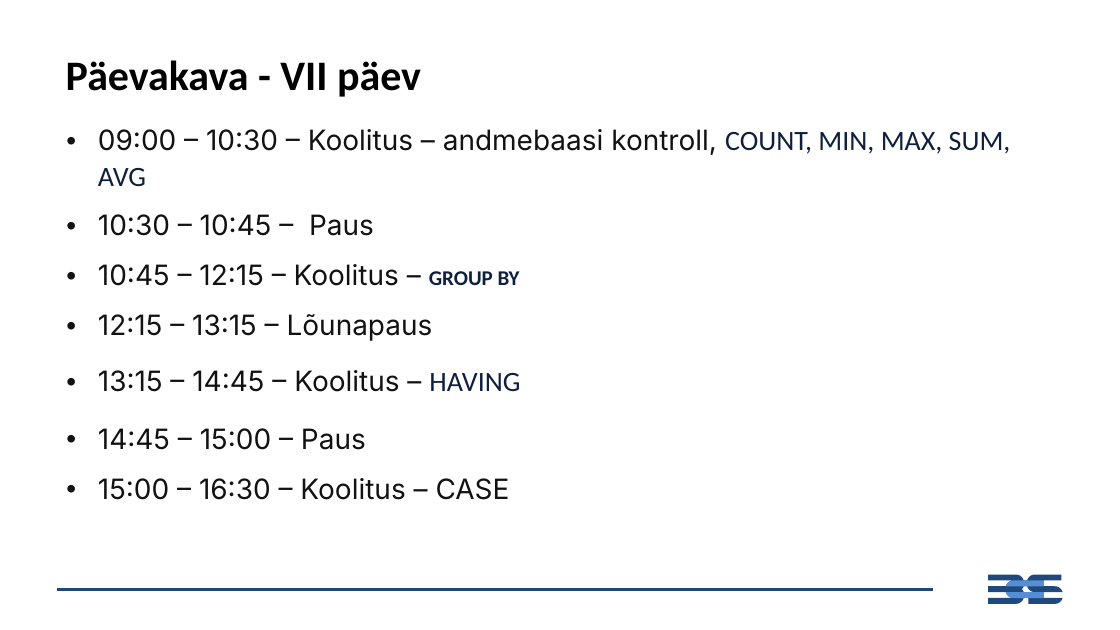
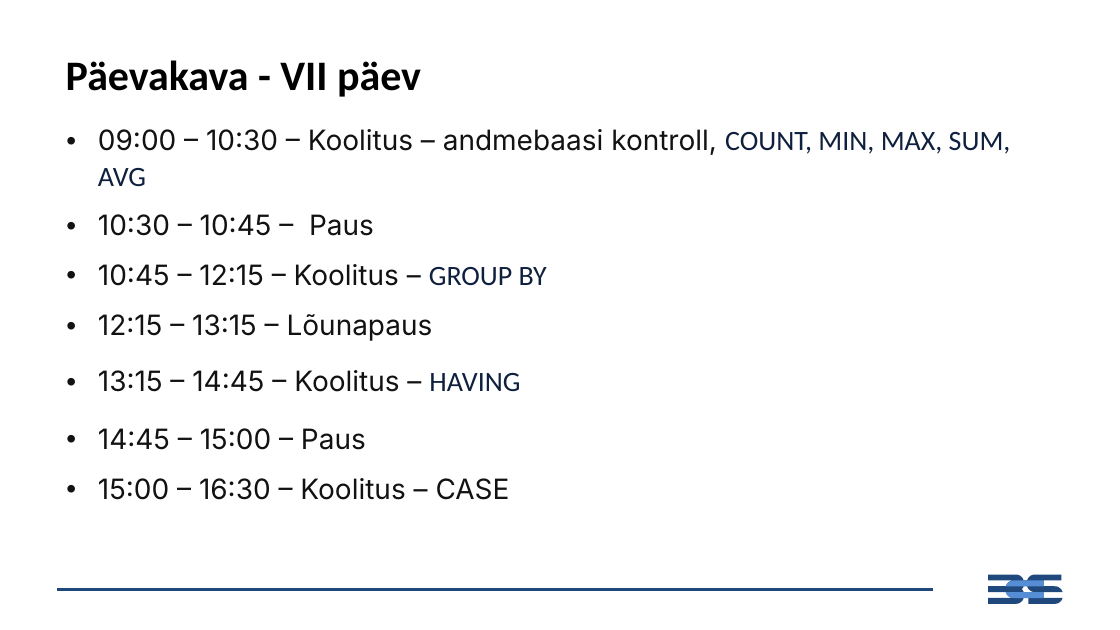
Before and after one commit to emilieabel/andmetarkus, a slide deck: slide 2 of Materjalid/Day7 SQL/7-paev-andmetarkus-esitlus.pptx. Drawn at 1120x630 pixels with LibreOffice and Linux fonts; fonts in the diff are those of the drawing. Boxes give left, top, right and bottom in pixels: in the first picture for what was removed or moved away, otherwise in the second. Text is boxed around its words. In the diff, an @@ line names an element or a change of style, - is before the commit and + after.

```diff
--- a/Materjalid/Day7 SQL/7-paev-andmetarkus-esitlus.pptx
+++ b/Materjalid/Day7 SQL/7-paev-andmetarkus-esitlus.pptx
@@ table at (57,117,1063,504) @@
@@ size 18 to 24 pt, bold off in "GROUP BY" @@
```
Also in this commit, not shown: 7 other slides changed, 1 slide added, 1 slide removed, 1 other file.
